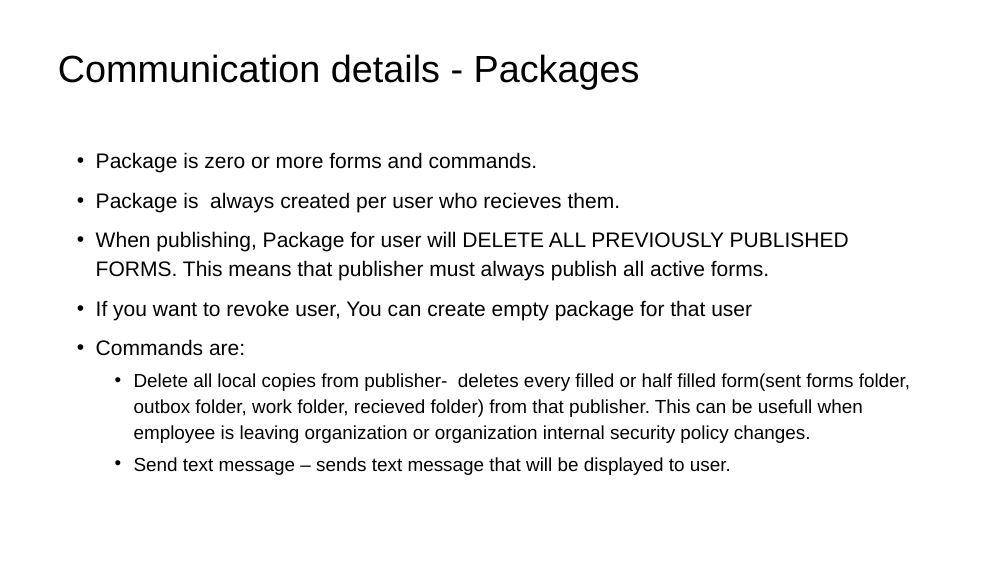
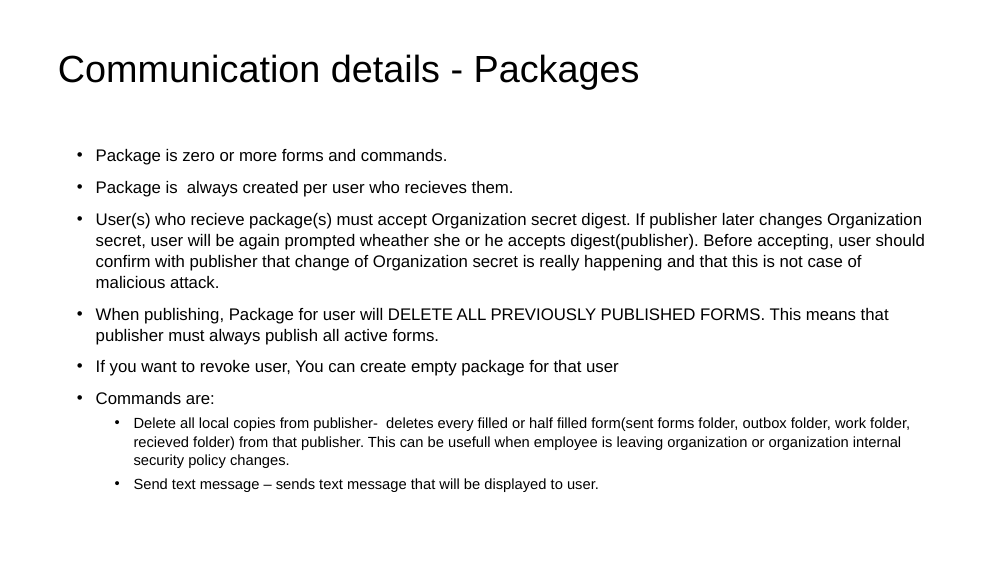
Before and after one commit to iivanic/DataChief, a slide deck: slide 5 of DataChief Communication Configuration.odp. Drawn at 1008x567 pixels with LibreOffice and Linux fonts; fonts in the diff are those of the drawing. Boxes give left, top, right and bottom in pixels: in the first picture for what was removed or moved away, otherwise in the second. Text is boxed around its words. In the diff, an @@ line names an element or a change of style, - is before the commit and + after.

```diff
--- a/DataChief Communication Configuration.odp
+++ b/DataChief Communication Configuration.odp
@@ text at [96, 149, 910, 492]: size 20 to 16 pt in "Package is zero or more forms and ...", "Package is always created per user who ...", "When publishing, Package for user will DELETE ...", "If you want to revoke user, You ..." and 1 more places; size 18 to 14 pt in "Delete all local copies from publisher- deletes ...", "Send text message – sends text message ..."; line spacing 1.15 to 1.05 @@
@@ text at [96, 213, 925, 288]: paragraph added @@
+• User(s) who recieve package(s) must accept Organization secret digest. If publisher later changes Organization secret, user will be again prompted wheather she or he accepts digest(publisher). Before accepting, user should confirm with publisher that change of Organization secret is really happening and that this is not case of malicious attack.
```
Also in this commit, not shown: 1 other slide changed, 1 other file.
